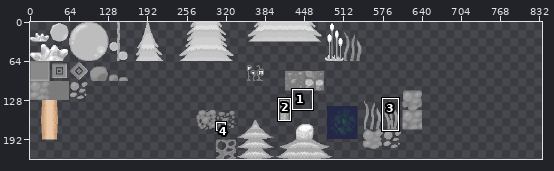
Sprite sheet, stored at Locust.gmx/background/images/tiles.png. Above, an overview of the earlier version with the close-up marked.
Close-up. As it was:
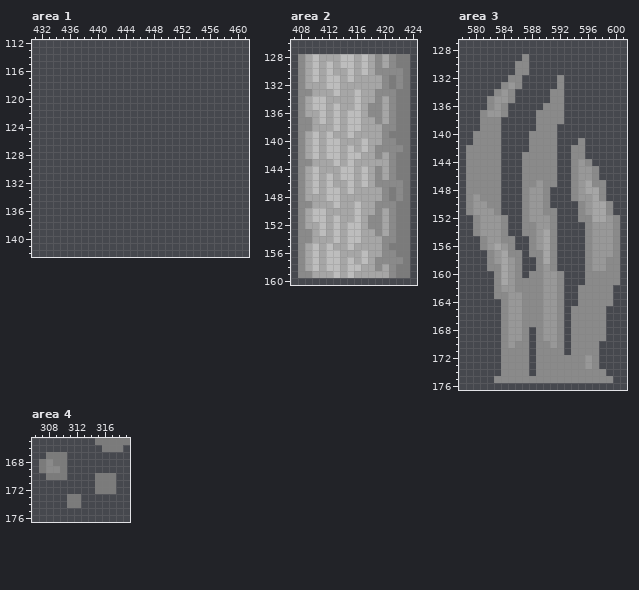
The file is 704x224 pixels. Colours within 5 levels of each other are drawn and written as one. Shown: area 1: x 431..461, y 112..142; area 2: x 407..424, y 126..160; area 3: x 578..601, y 127..176; area 4: x 306..319, y 165..176. The old version is drawn lined up with the new one, on the new canvas. The wide view leaves out empty margins. The commit also changed other parts of the picture, which this record leaves out.
After the commit:
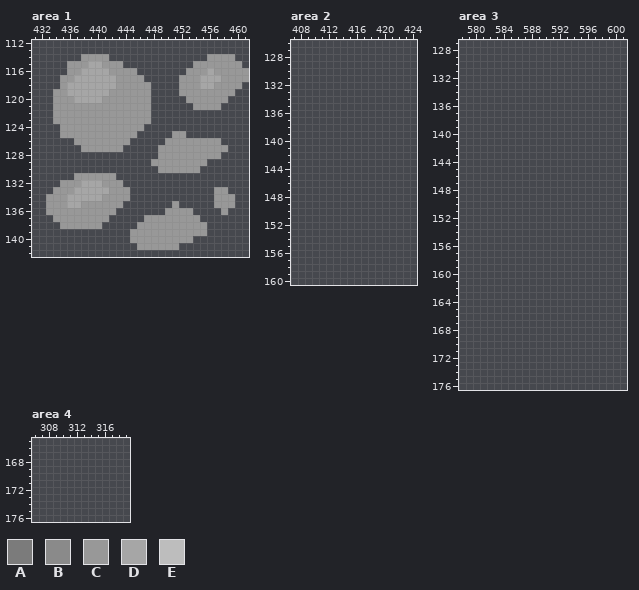
Palette (. is transparent): A #7b7b7b  B #8a8a8a  C #989898  D #a6a6a6  E #bdbdbd
Edits made:
canvas 704x224 -> 1024x224
Changed rows in their new state; - is an unchanged pixel.
Area 1:
first column x 433:
114 -----CCCC--------------CCCC--
115 ---CCCDDCCC----------CCCCCCC-
116 ---CCDDDDCCCC-------CCCDCCCCC
117 --CCDDDDDDCCCC-----CCCDDDCCCC
118 --CDDDDDDDCCCCC----CCCDDCCCC-
119 -CCDDDDDDCCCCCC----CCCCCCCC--
120 -CCCDDDDCCCCCCC-----CCCCCC---
121 -CCCCCCCCCCCCCC------CCCC----
122 -CCCCCCCCCCCCCC--------------
123 -CCCCCCCCCCCCCC--------------
124 --CCCCCCCCCCCC---------------
125 --CCCCCCCCCCC-----CC---------
126 ----CCCCCCCC-----CCCCCCCC----
127 -----CCCCCC-----CCCCCCCCCC---
128 ----------------CCCCCCCCC----
129 ---------------CCCCCCCC------
130 ----------------CCCCCC-------
131 ----CCCCCC-------------------
132 --CCCDDDCCC------------------
133 -CCCDDDDDCCC------------CC---
134 CCCDDDDDCCCC------------CCC--
135 CCCDDCCCCCC-------C-----CCC--
136 CCCCCCCCCC-------CCCC----C---
137 -CCCCCCCC-----CCCCCCCC-------
138 --CCCCCC-----CCCCCCCCCC------
139 ------------CCCCCCCCCCC------
140 ------------CCCCCCCCC--------
141 -------------CCCCCC----------
Area 2:
first column x 408:
128 ................
129 ................
130 ................
131 ................
132 ................
133 ................
134 ................
135 ................
136 ................
137 ................
138 ................
139 ................
140 ................
141 ................
142 ................
143 ................
144 ................
145 ................
146 ................
147 ................
148 ................
149 ................
150 ................
151 ................
152 ................
153 ................
154 ................
155 ................
156 ................
157 ................
158 ................
159 ................
Area 3:
first column x 579:
129 --------.-------------
130 -------..-------------
131 -------..-------------
132 ------..-----.--------
133 -----...-----.--------
134 ----...-----..--------
135 ---....-----..--------
136 ---...-----...--------
137 --....----....--------
138 --...-----....--------
139 --...-----...---------
140 -....----....---------
141 -....----....---.-----
142 .....----....--..-----
143 .....---.....--..-----
144 .....---.....--...----
145 .....---.....--....---
146 .....---.....--....---
147 .....---.....--.....--
148 .....---....---.....--
149 .....---....---.....--
150 .....---....----.....-
151 .....---.....---.....-
152 -.....--.....---......
153 -.....--.....----.....
154 -.....--.....----.....
155 --.....--....----.....
156 --.....--....----.....
157 ---.....-....----.....
158 ---.....--...----.....
159 ---.....--...----.....
160 ----....-.....---.....
161 ----..........---.....
162 ----..........--.....-
163 ----..........--.....-
164 -----.........--.....-
165 -----.........-.....--
166 -----.........-.....--
167 -----.........-.....--
168 -----....-....-.....--
169 -----....-....-.....--
170 -----....-....-....---
171 -----....-....-....---
172 -----....-.........---
173 -----....-.........---
174 -----....-..........--
175 ----.................-
Area 4:
first column x 307:
165 --------.....
166 ---------...-
167 -...---------
168 ....---------
169 ....---------
170 -...----...--
171 --------...--
172 --------...--
173 ----..-------
174 ----..-------
Changed places in both close-ups, as pixel boxes (x1, y1, x2, y2):
added: (46, 54, 249, 250)
erased: (298, 54, 410, 278)
erased: (466, 54, 620, 383)
erased: (39, 438, 130, 508)
